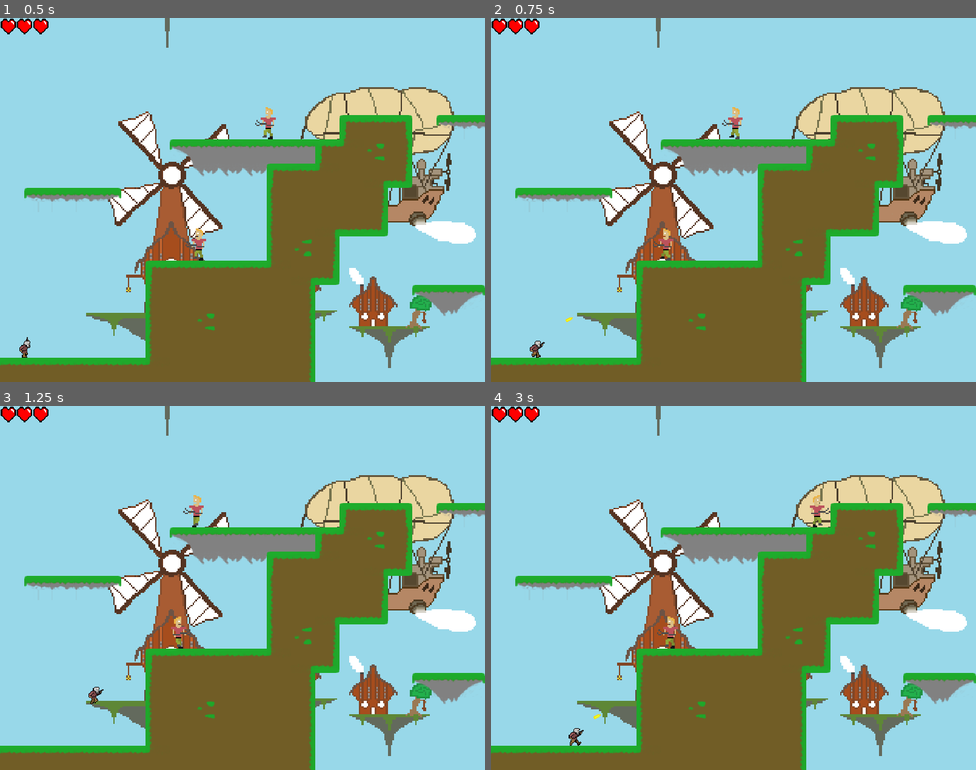
Above: before the commit, frames 1-4 (two rows, left to right).
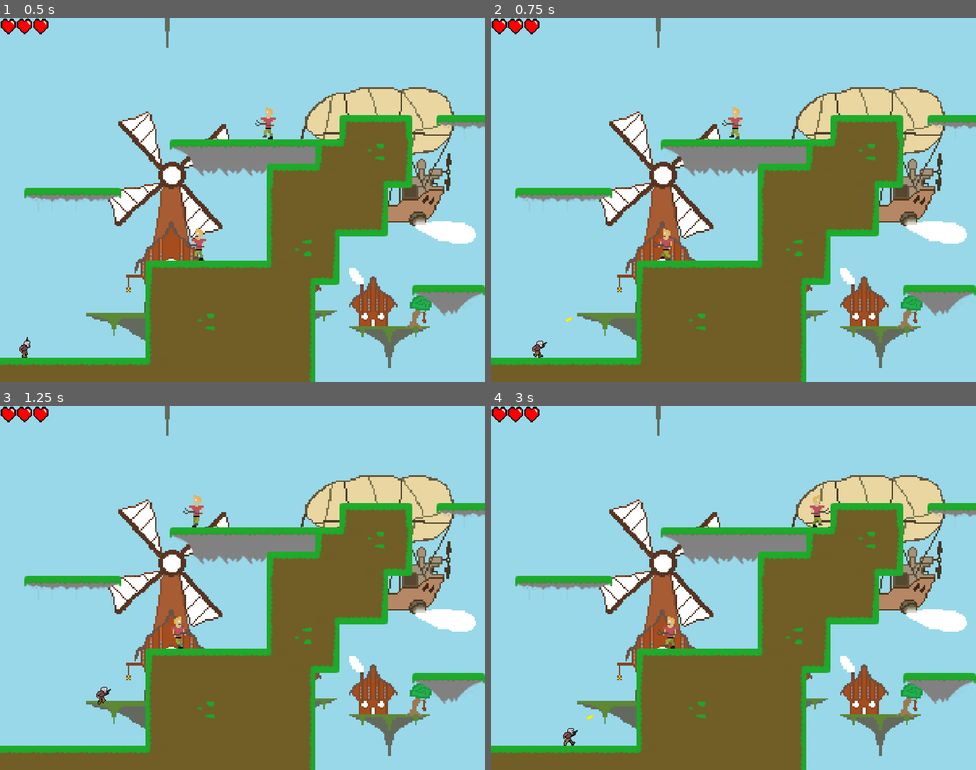
Above: after the commit, the same moments.

Repository: Kumodatsu/dream-within-a-dream
Game: Godot game, scene res://levels/Level_1.tscn
The game is run twice, just before and just after one commit, with the same random seed, the same clock (stepped at 60 frames per second) and the same inputs.
Inputs (mouse positions are in pixels of both pictures, inside the frame that each line leads up to):
- Up to frame 1 (0.5 s): no input
- Up to frame 2 (0.75 s): move the mouse to (840, 181) at 0.52 s; press the mouse at (840, 181) at 0.53 s; hold D (player_move_right) from 0.53 s (still down)
- Up to frame 3 (1.25 s): keep holding D (player_move_right); tap W (player_jump) at 0.77 s
- Up to frame 4 (3 s): move the mouse to (636, 606) at 1.27 s; release the mouse at (636, 606) at 1.28 s; click (636, 606) at 1.35 s; tap W (player_jump) at 1.52 s; move the mouse to (782, 507) at 2.02 s; release D (player_move_right) at 2.03 s; press the mouse at (782, 507) at 2.03 s; hold A (player_move_left) 2.03-2.78 s; move the mouse to (709, 660) at 2.77 s; release the mouse at (709, 660) at 2.78 s; hold D (player_move_right) from 2.78 s (still down); click (709, 660) at 2.85 s

Frame 1 is identical in both runs. In frame 2, less than 0.1% of the frame differs, in the area x 8-12%, y 88-94%; in frame 3, 0.1%; in frame 4, 0.2%, in the area x 14-23%, y 84-94%.

Commit message:
Tweak player speed

Diff:
--- a/dream-within-a-dream/scripts/jacob.gd
+++ b/dream-within-a-dream/scripts/jacob.gd
@@ -6,7 +6,7 @@
 }
 
 # Horizontal speed when moving.
-export            var max_speed:      float = 135.0
+export            var max_speed:      float = 150.0
 # How fast the player accelerates down while airborne.
 export            var gravity:        float = 20.0
 # The vertical speed at which the player stops accelerating while falling.
